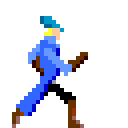
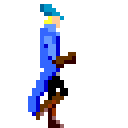
Layered file, before and after one edit (128x128). Changes by layer:
added group "13-HWR" with 4 layers above "11-HWR" over <box>28,4,76,128</box>
added layer "right arm 5 #1" in group "13-HWR" over <box>44,36,76,68</box>
added layer "coat 5 #1" in group "13-HWR" over <box>28,24,60,116</box>
added layer "legs 5 #1" in group "13-HWR" over <box>36,76,68,128</box>
added layer "head 5 #1" in group "13-HWR" over <box>40,4,64,28</box>
hid group "11-HWR" (3 layers) over <box>12,16,88,128</box>
